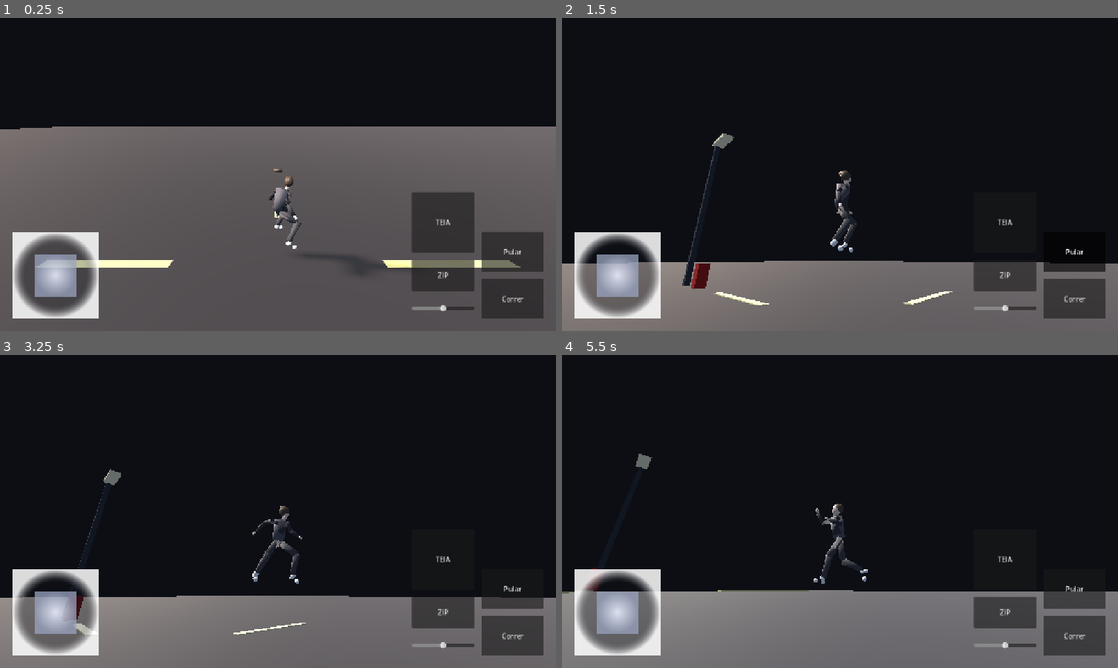
Above: before the commit, frames 1-4 (two rows, left to right).
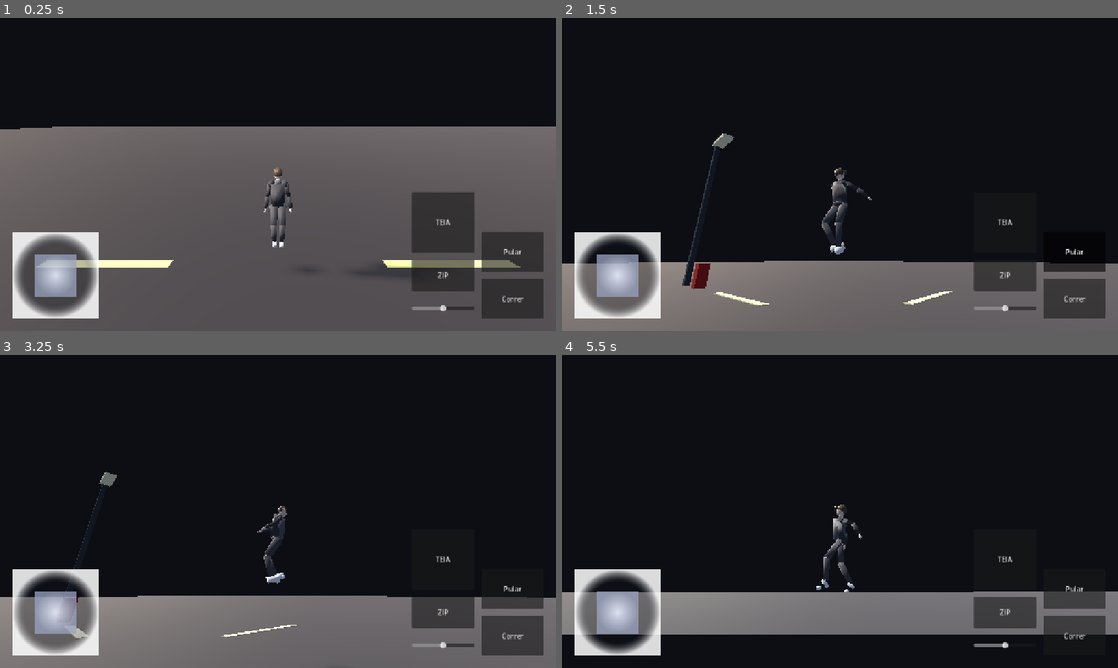
Above: after the commit, the same moments.

Repository: Souzzaaxzy/SpiderMan
Game: Godot game, scene res://scenes/boot/main.tscn
Same seed, same stepped clock (60 frames per second), same inputs: the game is played once before the commit and once after it.
Inputs (mouse positions are in pixels of both pictures, inside the frame that each line leads up to):
- Up to frame 1 (0.25 s): no input
- Up to frame 2 (1.5 s): tap Enter at 0.5 s; drag from (979, 174) to (895, 105) at 0.52 s; click "Pular" at 1.25 s
- Up to frame 3 (3.25 s): drag from (55, 611) to (250, 574) at 2.02 s; move the mouse to (333, 442) at 2.77 s; hold D (move_right) from 2.78 s (still down); hold Shift (run) from 2.78 s (still down); tap Space (jump) at 3.05 s
- Up to frame 4 (5.5 s): release D (move_right) at 3.5 s; release Shift (run) at 3.5 s; drag from (812, 574) to (673, 464) at 3.52 s; move the mouse to (1006, 558) at 4.27 s; hold A (move_left) 4.28-5 s; tap R (web_reel_in) at 4.35 s; tap Space (jump) at 4.52, 4.55, 4.82 s; drag from (673, 464) to (756, 433) at 5.02 s

The runs differ from the first frame. In frame 1, 0.8% of the frame differs, in the area x 47-74%, y 47-83%; in frame 2, 0.6%; in frame 3, 0.9%; in frame 4, 11%, in the area x 0-100%, y 31-100%.

Commit message:
feat(player): pulo duplo, escalada de parede e pose aerea correta
## Pulo no ar (pernas "de prancha")
O estado aereo caia no clipe 'standing_jump', que tem pose de agachamento com
as pernas afastadas. Medido: abertura entre os pes chegava a 0,87 m. Agora ha
clipes proprios, gerados por pose procedural (tools/add_generated_clips.py):
fall, jump_loop, air_move, wall_climb, wall_jump. Medido depois: 0,20 m (e o
pico e so a pose de impulso).

## Pulo duplo
Sem botao novo: apertar pulo de novo no ar da um segundo impulso. Medido:
apex 1,86 m no simples contra 2,91 m no duplo.

## Escalada de parede
Sem botao novo: pular contra a parede no ar agarra e sobe; pular de novo solta
(pulo de parede, com empurrao para tras e para cima); ao chegar no topo, solta
sozinho. Usa a deteccao de parede do proprio motor (is_on_wall). Medido:
sobe 3,9 m numa fachada.

## Balanco
- A corda encurta sozinha quando o arco nao cabe acima do piso, mantendo o
  jogador longe do asfalto (tecnica dos jogos do Aranha).
- Empurrao para fora da parede agora sonda tambem na direcao da ancora (o
  predio da propria teia). Medido: distancia minima a parede subiu de 1,7 para
  4,9 m.

## Teia
- Removida a bola branca no ponto de ancoragem.
- A linha continua saindo do pulso (medido: 0,000 m de diferenca).

Testes: 53 + 94 + 53 = 200, 0 falhas.

Co-authored-by: openhands <openhands@all-hands.dev>

Diff:
--- a/src/animation/player_animation_controller.gd
+++ b/src/animation/player_animation_controller.gd
@@ -42,7 +42,7 @@
 @export var run_speed_reference: float = 7.0
 
 @export_group("Transições")
-@export var fall_delay: float = 0.25
+@export var fall_delay: float = 0.12
 ## Suavização do parâmetro do BlendSpace. Baixo = transição mais fluida.
 @export var blend_smoothing: float = 6.0
 
@@ -115,8 +115,9 @@
 	var states := {
 		"Locomotion": locomotion,
 	}
-	for state_name in ["jump_start", "jump_loop", "fall", "land", "land_roll",
-			"swing_loop", "swing_start", "swing_release", "web_zip", "wall_run"]:
+	for state_name in ["jump_start", "jump_loop", "fall", "air_move", "land", "land_roll",
+			"swing_loop", "swing_start", "swing_release", "web_zip",
+			"wall_run", "wall_climb", "wall_jump"]:
 		var clip := PlayerAnimationLibrary.resolve(state_name, _available)
 		if clip == &"":
 			continue
@@ -200,11 +201,19 @@
 		if _web.is_swinging():
 			return "swing_loop"
 
+	# Escalada de parede tem prioridade sobre os estados aereos.
+	if _controller.has_method("is_climbing") and _controller.is_climbing():
+		return "wall_climb"
+
 	if not _controller.is_grounded():
 		if _airborne_time < fall_delay:
 			return "jump_start"
 		if _controller.velocity.y > 0.5:
 			return "jump_loop"
+		# Caindo: se o jogador se move bastante no ar, usa o clipe de movimento
+		# aereo; senao, o de queda.
+		if _controller.current_speed() > 2.0:
+			return "air_move"
 		return "fall"
 
 	var speed: float = _controller.current_speed()
--- a/src/animation/player_animation_library.gd
+++ b/src/animation/player_animation_library.gd
@@ -25,7 +25,7 @@
 	"start_run": "start_run",
 	"turn": "turn",
 	# Aérea
-	"jump_start": "standing_jump",
+	"jump_start": "jump_loop",
 	"land": "falling_to_landing",
 	"land_roll": "land_roll",
 	# Teias
@@ -51,19 +51,20 @@
 	&"standing_jump", &"falling_to_landing", &"land_roll",
 	&"swing_start", &"swing_loop", &"swing_release", &"swing_to_land",
 	&"swing_into_wall", &"wall_run", &"low_crawl",
+	&"fall", &"jump_loop", &"air_move", &"wall_climb", &"wall_jump",
 ]
 
 ## Alternativa usada quando o clipe ideal não existe.
 const FALLBACKS := {
 	"idle": "walking",
-	"jump_loop": "standing_jump",
-	"fall": "standing_jump",
-	"air_move": "standing_jump",
+	"jump_loop": "jump_loop",
+	"fall": "fall",
+	"air_move": "air_move",
 	"web_shoot_l": "swing_start",
 	"web_shoot_r": "swing_start",
 	"web_zip": "swing_start",
-	"wall_climb": "wall_run",
-	"wall_jump": "standing_jump",
+	"wall_climb": "wall_climb",
+	"wall_jump": "wall_jump",
 }
 
 ## Nomes alternativos que o importador da Godot pode usar para o mesmo clipe.
@@ -72,6 +73,8 @@
 ## no log do jogo. Em vez de depender do nome exato, o resolvedor aceita os dois.
 const ALIASES := {
 	"swing_loop": ["swing", "swinging"],
+	# O importador da Godot entrega "jump" para o clipe "jump_loop".
+	"jump_loop": ["jump"],
 	"standing_jump": ["jump"],
 	"walking": ["walk"],
 	"falling_to_landing": ["landing", "fall_to_landing"],
--- a/src/player/player_controller.gd
+++ b/src/player/player_controller.gd
@@ -2,9 +2,9 @@
 extends CharacterBody3D
 ## Controlador do personagem em terceira pessoa.
 ##
-## Movimento relativo à câmera, gravidade, pulo, controle aéreo e rotação suave.
-## O corpo não gira: apenas o nó `Visual`, para a câmera (filha do corpo)
-## manter sua própria orientação.
+## Movimento relativo à câmera, gravidade, pulo (simples e duplo), escalada de
+## parede, controle aéreo e rotação suave. O corpo não gira: apenas o nó
+## `Visual`, para a câmera (filha do corpo) manter sua própria orientação.
 ##
 ## ## Ganchos de física externa
 ##
@@ -21,6 +21,9 @@
 
 signal speed_changed(speed: float)
 signal grounded_changed(grounded: bool)
+signal wall_state_changed(climbing: bool)
+
+enum WallState { NONE, CLIMBING }
 
 @export_group("Movimento")
 @export var walk_speed: float = 3.2
@@ -37,6 +40,29 @@
 @export var air_control: float = 0.35
 ## Amortecimento horizontal no ar, por segundo. 0 = nenhum.
 @export var air_drag: float = 0.15
+## Amortecimento horizontal extra no ar, por segundo. Um valor maior faz o pulo
+## perder velocidade em vez de "voar" até o destino.
+@export var air_brake: float = 0.45
+
+@export_group("Pulo duplo")
+## Quantos pulos extras no ar. 1 = pulo duplo.
+@export var extra_jumps: int = 1
+## Fração da força do pulo aplicada no pulo extra.
+@export var double_jump_scale: float = 0.92
+## Empurrão horizontal que acompanha o pulo extra, na direção desejada.
+@export var double_jump_forward: float = 3.0
+
+@export_group("Escalada de parede")
+## Distância do raio que procura a parede à frente.
+@export var wall_check_distance: float = 0.9
+## Velocidade de subida na parede, em m/s.
+@export var climb_speed: float = 3.2
+## Distância mínima da parede para começar a escalar.
+@export var climb_attach_distance: float = 0.75
+## Empurrão para fora da parede ao pular da escalada.
+@export var wall_jump_push: float = 6.0
+## Subida extra no pulo de parede.
+@export var wall_jump_lift: float = 7.5
 
 @export_group("Rotação")
 @export var turn_speed: float = 12.0
@@ -59,6 +85,12 @@
 var _run_held: bool = false
 var _sprint_held: bool = false
 var _was_grounded: bool = true
+var _jumps_left: int = 1
+var _wall_state: int = WallState.NONE
+var _wall_normal: Vector3 = Vector3.ZERO
+var _wall_query: PhysicsRayQueryParameters3D
+## Última direção desejada, usada pelo pulo duplo e pela escalada.
+var _last_direction: Vector3 = Vector3.ZERO
 
 @onready var _visual: Node3D = get_node_or_null(visual_path)
 @onready var _camera_rig: Node3D = get_node_or_null(camera_rig_path)
@@ -67,12 +99,17 @@
 func _ready() -> void:
 	PlayerInput.ensure_actions()
 	add_to_group("player")
+	_wall_query = PhysicsRayQueryParameters3D.new()
+	_wall_query.collide_with_areas = false
+	_wall_query.collide_with_bodies = true
+	_jumps_left = extra_jumps + 1
 
 
 func _physics_process(delta: float) -> void:
 	var input := _read_move_input()
 	var direction := _camera_relative_direction(input)
 	var grounded := is_on_floor()
+	var jump_pressed := _consume_jump()
 
 	# O sistema de teia recebe a direção desejada, para escolher um alvo que
 	# continue o movimento em vez de contrariá-lo.
@@ -90,7 +127,7 @@
 	if swing_active:
 		# No balanço o pêndulo manda. O jogador ainda pode bombear, mas o arco
 		# vem da física, não do joystick.
-		_apply_gravity_and_jump(delta)
+		_apply_gravity(delta)
 		_velocity_step(delta)
 		move_and_slide()
 		_position_step(delta)
@@ -98,11 +135,23 @@
 		_report_state()
 		return
 
+	if _wall_state == WallState.CLIMBING:
+		_climb_step(direction, jump_pressed, delta, grounded)
+		return
+
 	_apply_horizontal_movement(direction, _target_speed(), delta, grounded)
-	_apply_gravity_and_jump(delta)
+	_apply_jump_and_gravity(jump_pressed, delta, grounded)
 	move_and_slide()
 	_face_movement_direction(direction, delta, grounded)
+	_try_start_climb(direction, grounded)
 	_report_state()
+
+
+## Lê e consome o pedido de pulo (teclado + HUD).
+func _consume_jump() -> bool:
+	var pressed := _jump_requested or Input.is_action_just_pressed("jump")
+	_jump_requested = false
+	return pressed
 
 
 func _push_desired_direction(direction: Vector3) -> void:
@@ -165,34 +214,156 @@
 		var rate := acceleration if direction != Vector3.ZERO else deceleration
 		horizontal = horizontal.move_toward(desired, rate * delta)
 	else:
-		# No ar o controle é parcial: o jogador ajusta a trajetória sem apagar o
-		# impulso que já tem. É o que preserva a inércia depois de soltar a teia.
+		# No ar o controle e parcial: o jogador ajusta a trajetoria sem apagar o
+		# impulso que ja tem. E o que preserva a inercia depois de soltar a teia.
+		# NAO ha teto duro de velocidade: um teto mataria o impulso do balanco ao
+		# soltar a teia. O que limita o pulo e o amortecimento, abaixo.
 		horizontal += desired * air_control * acceleration * delta
-		horizontal = horizontal.move_toward(Vector3.ZERO, air_drag * horizontal.length() * delta)
-		var limit := maxf(target_speed, sprint_speed)
-		if horizontal.length() > limit:
-			horizontal = horizontal.normalized() * limit
-
+		horizontal = horizontal.move_toward(Vector3.ZERO,
+				(air_drag + air_brake) * horizontal.length() * delta)
 	velocity.x = horizontal.x
 	velocity.z = horizontal.z
 
 
-func _apply_gravity_and_jump(delta: float) -> void:
-	var grounded := is_on_floor()
-	if grounded and velocity.y <= 0.0:
+func _apply_gravity(delta: float) -> void:
+	if is_on_floor() and velocity.y <= 0.0:
 		velocity.y = -0.1
-
-	var jump_pressed := _jump_requested or Input.is_action_just_pressed("jump")
-	_jump_requested = false
-	if jump_pressed and grounded:
-		velocity.y = sqrt(2.0 * gravity * jump_height)
-	elif not grounded:
+	elif not is_on_floor():
 		velocity.y -= gravity * delta
+
+
+## Pulo no chão (restaura os pulos extras) e pulo duplo no ar.
+func _apply_jump_and_gravity(jump_pressed: bool, delta: float, grounded: bool) -> void:
+	if grounded:
+		_jumps_left = extra_jumps + 1
+		if jump_pressed:
+			velocity.y = sqrt(2.0 * gravity * jump_height)
+			_jumps_left -= 1
+		elif velocity.y <= 0.0:
+			velocity.y = -0.1
+		return
+
+	# No ar: pulo duplo enquanto houver pulos extras.
+	if jump_pressed and _jumps_left > 0:
+		_jumps_left -= 1
+		velocity.y = sqrt(2.0 * gravity * jump_height) * double_jump_scale
+		# Um empurrão leve na direção desejada, para o pulo duplo ir para onde o
+		# jogador aponta em vez de subir reto.
+		if _last_direction != Vector3.ZERO:
+			velocity.x += _last_direction.x * double_jump_forward
+			velocity.z += _last_direction.z * double_jump_forward
+		return
+
+	velocity.y -= gravity * delta
+
+
+## --- Escalada de parede ---
+
+## Procura parede à frente e começa a escalar, se o jogador estiver no ar e
+## indo na direção dela.
+##
+## A direção testada é a do **movimento real** (velocidade), com a do joystick
+## como reserva: é o que o corpo está fazendo agora, e evita depender de a câmera
+## estar apontada para a parede.
+func _try_start_climb(direction: Vector3, grounded: bool) -> void:
+	if grounded or swing_active or _wall_state != WallState.NONE:
+		return
+	# Usa a própria detecção de parede do motor (`is_on_wall`), que já respeita a
+	# colisão do corpo. É mais robusto do que um raio fino, que passava batido em
+	# fachadas alinhadas com o eixo.
+	if not is_on_wall():
+		return
+	var normal := get_wall_normal()
+	normal.y = 0.0
+	if normal.length() < 0.01:
+		return
+	normal = normal.normalized()
+	_wall_normal = normal
+	_wall_state = WallState.CLIMBING
+	velocity = Vector3.ZERO
+	wall_state_changed.emit(true)
+	# Encara a parede.
+	if _visual != null:
+		_visual.rotation.y = atan2(-normal.x, -normal.z)
+
+
+## Normal da parede à frente (Vector3.ZERO se não houver).
+func _wall_ahead(direction: Vector3) -> Vector3:
+	var world := get_world_3d()
+	if world == null:
+		return Vector3.ZERO
+	var probe := direction
+	if probe.length() < 0.01:
+		probe = -global_transform.basis.z
+		probe.y = 0.0
+		if probe.length() < 0.01:
+			return Vector3.ZERO
+		probe = probe.normalized()
+	var from := global_position + Vector3(0, 1.0, 0)
+	_wall_query.from = from
+	_wall_query.to = from + probe * wall_check_distance
+	_wall_query.exclude = [get_rid()]
+	var hit := world.direct_space_state.intersect_ray(_wall_query)
+	if hit.is_empty():
+		return Vector3.ZERO
+	var normal: Vector3 = hit["normal"]
+	normal.y = 0.0
+	if normal.length() < 0.01:
+		return Vector3.ZERO
+	return normal.normalized()
+
+
+func _climb_step(direction: Vector3, jump_pressed: bool, delta: float, grounded: bool) -> void:
+	# Soltar no chão encerra a escalada.
+	if grounded:
+		_end_climb()
+		return
+	# Sem parede em contato: chegou ao topo (ou à borda). Solta subindo.
+	if not is_on_wall():
+		_end_climb()
+		velocity.y = maxf(velocity.y, 3.0)
+		move_and_slide()
+		return
+	var normal := get_wall_normal()
+	normal.y = 0.0
+	if normal.length() > 0.01:
+		_wall_normal = normal.normalized()
+
+	# Pular na parede solta o jogador, com um empurrão para trás e para cima.
+	if jump_pressed:
+		velocity = _wall_normal * wall_jump_push + Vector3.UP * wall_jump_lift
+		_end_climb()
+		move_and_slide()
+		return
+
+	# Na parede: o personagem SOBE sozinho (é o gesto de escalar). O joystick
+	# esquerda/direita desliza pela superfície; puxar para trás (para longe da
+	# parede) desce. Sem input, sobe.
+	var right := _wall_normal.cross(Vector3.UP).normalized()
+	var lateral := direction.dot(right) * walk_speed
+	var vertical := climb_speed
+	if direction.length() > 0.01:
+		# `_wall_normal` aponta para FORA da parede. Componente positiva = puxando
+		# para longe = descer.
+		var outward := direction.dot(_wall_normal)
+		if outward > 0.35:
+			vertical = -climb_speed
+	velocity = right * lateral + Vector3.UP * vertical - _wall_normal * 1.5
+	move_and_slide()
+	_face_velocity_direction(delta, false)
+	_report_state()
+
+
+func _end_climb() -> void:
+	if _wall_state == WallState.CLIMBING:
+		_wall_state = WallState.NONE
+		wall_state_changed.emit(false)
 
 
 func _face_movement_direction(direction: Vector3, delta: float, grounded: bool) -> void:
 	if _visual == null or direction == Vector3.ZERO:
 		return
+	_last_direction = direction
 	var speed := turn_speed if grounded else air_turn_speed
 	var target_yaw := atan2(-direction.x, -direction.z)
 	_visual.rotation.y = lerp_angle(_visual.rotation.y, target_yaw, clampf(speed * delta, 0.0, 1.0))
@@ -234,6 +405,14 @@
 	return not is_on_floor()
 
 
+func is_climbing() -> bool:
+	return _wall_state == WallState.CLIMBING
+
+
+func jumps_left() -> int:
+	return _jumps_left
+
+
 func set_move_vector(value: Vector2) -> void:
 	_move_vector = value
 
--- a/src/web/web_swing_controller.gd
+++ b/src/web/web_swing_controller.gd
@@ -35,6 +35,12 @@
 const ROPE_SLACK := 1.0
 ## Altura mínima do ponto mais baixo do arco, acima do piso.
 const MIN_ARC_HEIGHT := 1.6
+## Altura minima do arco acima do piso DURANTE o balanco. Maior que a do
+## disparo: o arco inteiro precisa caber acima do chao, senao o jogador e
+## arrastado para o asfalto (era o defeito de "bater de cara no predio").
+const SWING_CLEARANCE := 3.4
+## Quanto a corda encurta por segundo para manter o arco acima do piso.
+const CLEARANCE_PULL_RATE := 8.0
 ## Limites do comprimento ajustável.
 const MIN_ROPE_LENGTH := 3.0
 const MAX_ROPE_LENGTH := 60.0
@@ -86,12 +92,12 @@
 
 @export_group("Afastamento da parede")
 ## A partir de que distância da parede o empurrão começa, em metros.
-@export var wall_push_distance: float = 4.5
+@export var wall_push_distance: float = 6.5
 ## Força do empurrão para fora da parede, em m/s². É o que mantém o personagem
 ## balançando **longe** da fachada em vez de raspando nela.
-@export var wall_push_strength: float = 12.0
+@export var wall_push_strength: float = 20.0
 ## Alcance do raio que procura a parede à frente, em metros.
-@export var wall_probe_distance: float = 6.0
+@export var wall_probe_distance: float = 9.0
 
 var _controller: CharacterBody3D
 var _camera: Camera3D
@@ -266,7 +272,7 @@
 	# jogador nem um milímetro. É o fim do tranco no disparo.
 	var length := WebPhysics.length_without_snap(body_position(), anchor, MIN_ROPE_LENGTH)
 	length = minf(length, MAX_ROPE_LENGTH)
-	length = WebPhysics.safe_length(anchor, length, _floor_height + MIN_ARC_HEIGHT)
+	length = WebPhysics.safe_length(anchor, length, _floor_height + SWING_CLEARANCE)
 
 	_anchors = [anchor]
 	_rope_lengths = [length]
@@ -399,6 +405,13 @@
 		return false
 
 	_update_floor_reference()
+	# Mantem o arco inteiro acima do piso: se a corda for longa demais para o
+	# fundo do arco caber acima do chao, ela encurta sozinha (suave, nao num
+	# tranco). E o truque que o Insomniac usa para o jogador nao raspar no chao.
+	var clearance := _floor_height + SWING_CLEARANCE
+	var allowed := _anchors[0].y - clearance
+	if allowed > MIN_ROPE_LENGTH and _rope_lengths[0] > allowed:
+		_rope_lengths[0] = maxf(allowed, _rope_lengths[0] - CLEARANCE_PULL_RATE * delta)
 	if _reel_input != 0.0:
 		set_rope_length(_rope_lengths[0] - _reel_input * REEL_RATE * delta)
 
@@ -413,6 +426,13 @@
 	# raspar nela. O raio procura a parede à frente e, se estiver perto, soma uma
 	# velocidade na direção da normal (para fora).
 	velocity = _push_away_from_wall(velocity, delta)
+
+	# Assistencia de piso: se o corpo está chegando perto do chao, soma um pouco de
+	# velocidade para cima. Evita o arco "raspar" o asfalto e o jogador bater de
+	# cara no predio — o mesmo truque que os jogos do Aranha usam.
+	var floor_limit := _floor_height + SWING_CLEARANCE * 0.5
+	if _controller.global_position.y < floor_limit and velocity.y < 0.0:
+		velocity.y += (floor_limit - _controller.global_position.y) * 6.0
 
 	_controller.velocity = WebPhysics.clamp_speed(velocity)
 	return true
@@ -427,37 +447,48 @@
 func _push_away_from_wall(velocity: Vector3, delta: float) -> Vector3:
 	if _controller == null:
 		return velocity
-	var flat := Vector3(velocity.x, 0.0, velocity.z)
-	if flat.length() < 0.5:
-		return velocity
 	var world := _controller.get_world_3d()
 	if world == null:
 		return velocity
-	var direction := flat.normalized()
 	var from := body_position()
+	# Duas sondagens: na direção do movimento E na direção da âncora (a fachada em
+	# que a teia está presa). A segunda é o que evita o jogador "bater de cara" no
+	# prédio da própria teia, que era o defeito relatado.
+	var probes: Array[Vector3] = []
+	var flat := Vector3(velocity.x, 0.0, velocity.z)
+	if flat.length() > 0.5:
+		probes.append(flat.normalized())
+	var to_anchor := _anchors[0] - from
+	to_anchor.y = 0.0
+	if to_anchor.length() > 0.5:
+		probes.append(to_anchor.normalized())
+	if probes.is_empty():
+		return velocity
+
 	var query := PhysicsRayQueryParameters3D.new()
-	query.from = from
-	query.to = from + direction * wall_probe_distance
 	query.exclude = [_controller.get_rid()]
 	query.collide_with_areas = false
 	query.collide_with_bodies = true
-	var hit := world.direct_space_state.intersect_ray(query)
-	if hit.is_empty():
-		return velocity
-	var normal: Vector3 = hit["normal"]
-	# Só a componente horizontal da normal interessa: queremos afastar da parede,
-	# não empurrar para cima ou para baixo.
-	var flat_normal := Vector3(normal.x, 0.0, normal.z)
-	if flat_normal.length() < 0.01:
-		return velocity
-	flat_normal = flat_normal.normalized()
-	var distance: float = from.distance_to(hit["position"])
-	var strength := wall_push_strength * clampf(
-		1.0 - distance / maxf(wall_push_distance, 0.001), 0.0, 1.0)
-	# Só empurra se ainda não estiver se afastando o bastante.
-	var outward := velocity.dot(flat_normal)
-	if outward < strength:
-		velocity += flat_normal * (strength - outward) * delta * 4.0
+	for direction: Vector3 in probes:
+		query.from = from
+		query.to = from + direction * wall_probe_distance
+		var hit := world.direct_space_state.intersect_ray(query)
+		if hit.is_empty():
+			continue
+		var normal: Vector3 = hit["normal"]
+		# Só a componente horizontal da normal interessa: queremos afastar da
+		# parede, não empurrar para cima ou para baixo.
+		var flat_normal := Vector3(normal.x, 0.0, normal.z)
+		if flat_normal.length() < 0.01:
+			continue
+		flat_normal = flat_normal.normalized()
+		var distance: float = from.distance_to(hit["position"])
+		var strength := wall_push_strength * clampf(
+			1.0 - distance / maxf(wall_push_distance, 0.001), 0.0, 1.0)
+		# Só empurra se ainda não estiver se afastando o bastante.
+		var outward := velocity.dot(flat_normal)
+		if outward < strength:
+			velocity += flat_normal * (strength - outward) * delta * 4.0
 	return velocity
 
 
--- a/src/web/web_visual.gd
+++ b/src/web/web_visual.gd
@@ -15,8 +15,6 @@
 ## Emissão fraca: a teia fica legível mesmo contra o céu claro.
 @export var emission_energy: float = 0.35
 @export var roughness: float = 0.4
-## Raio do "respingo" de teia no ponto de ancoragem, em metros. 0 desliga.
-@export var anchor_splat_radius: float = 0.16
 
 ## Ponto de origem, no espaço global (normalmente a mão do jogador).
 var source: Vector3 = Vector3.ZERO
@@ -26,7 +24,6 @@
 var _mesh_instance: MeshInstance3D
 var _cylinder: CylinderMesh
 var _material: StandardMaterial3D
-var _splat: MeshInstance3D
 
 
 func _ready() -> void:
@@ -54,18 +51,6 @@
 	_mesh_instance.cast_shadow = GeometryInstance3D.SHADOW_CASTING_SETTING_OFF
 	add_child(_mesh_instance)
 
-	# Respingo no ponto de ancoragem: lê como "a teia grudou ali".
-	var splat_mesh := SphereMesh.new()
-	splat_mesh.radius = 1.0
-	splat_mesh.height = 2.0
-	splat_mesh.radial_segments = 10
-	splat_mesh.rings = 6
-	_splat = MeshInstance3D.new()
-	_splat.name = "AnchorSplat"
-	_splat.mesh = splat_mesh
-	_splat.material_override = _material
-	_splat.cast_shadow = GeometryInstance3D.SHADOW_CASTING_SETTING_OFF
-	add_child(_splat)
 	visible = false
 
 
--- a/tools/tests/city_test.gd
+++ b/tools/tests/city_test.gd
@@ -57,6 +57,7 @@
 	await _test_rooftop_access()
 	await _test_web_between_buildings()
 	await _test_facade_anchoring()
+	await _test_wall_climb()
 	_test_no_errors()
 	_test_mobile_renderer()
 	await _test_day_night_and_weather()
@@ -237,6 +238,60 @@
 	_check("existem predios de varias alturas",
 		heights[-1] - heights[0] > 25.0,
 		"(%.0f m a %.0f m)" % [heights[0], heights[-1]])
+
+
+# --- 5b. Escalada de parede ---
+
+func _test_wall_climb() -> void:
+	print("- Escalada de parede")
+	var city: CityGenerator = _district.call("city")
+	if _web.is_busy():
+		_web.release()
+		_web.cancel_zip()
+	var lots: Array = city.lots()
+	if lots.is_empty():
+		return
+	# Lote mais proximo da rua, para o pulo contra a fachada.
+	var lot: CityLayout.Lot = lots[0]
+	var best := INF
+	for candidate: CityLayout.Lot in lots:
+		var dist: float = absf(candidate.center.x - STREET_X) + absf(candidate.center.z) * 0.05
+		if dist < best and candidate.height > 15.0:
+			best = dist
+			lot = candidate
+		# A camera precisa estar alinhada ao mundo, senao o joystick (relativo a ela)
+		# aponta para o lado errado.
+		var rig := _player.get_node_or_null("CameraRig") as ThirdPersonCamera
+		if rig != null:
+			rig.set_yaw(0.0)
+	var approach := Vector3(STREET_X, lot.height * 0.3, lot.center.z)
+	_player.global_position = approach
+	_player.velocity = Vector3.ZERO
+	await _wait(5)
+	var to_wall := lot.center - approach
+	to_wall.y = 0.0
+	to_wall = to_wall.normalized()
+	_player.set_move_vector(Vector2(1.0 if to_wall.x > 0.0 else -1.0, 0))
+	_player.velocity = to_wall * 6.0 + Vector3(0.0, -3.0, 0.0)
+	var climbed := false
+	var start_y := 0.0
+	for _step in 120:
+		await physics_frame
+		if _player.is_climbing():
+			if not climbed:
+				start_y = _player.global_position.y
+			climbed = true
+	_check("pular na parede comeca a escalar", climbed)
+	_check("a escalada sobe pela fachada",
+			_player.global_position.y - start_y > 1.0,
+			"(subiu %.1f m)" % (_player.global_position.y - start_y))
+	if climbed:
+		_player.set_jump_requested()
+		await _wait(6)
+		_check("pular na parede solta o jogador", not _player.is_climbing())
+		_check("o pulo de parede empurra para cima", _player.velocity.y > 2.0,
+			"(vy=%.1f)" % _player.velocity.y)
+	_player.set_move_vector(Vector2.ZERO)
 
 
 # --- 5. Teias entre os edifícios ---
--- a/tools/tests/player_smoke_test.gd
+++ b/tools/tests/player_smoke_test.gd
@@ -138,6 +138,25 @@
 	await _wait_physics(150)
 	_check("voltou ao chao", player.is_on_floor(), "(y=%.2f)" % player.position.y)
 
+
+	# Pulo duplo: um segundo pulo no ar sobe alem do primeiro.
+	await _reset(player, LANE_FREE)
+	var single_apex := player.position.y
+	player.set_jump_requested()
+	for _step in 45:
+		await physics_frame
+		single_apex = maxf(single_apex, player.position.y)
+	await _reset(player, LANE_FREE)
+	var double_apex := player.position.y
+	player.set_jump_requested()
+	for _step in 45:
+		await physics_frame
+		if _step == 14:
+			player.set_jump_requested()
+		double_apex = maxf(double_apex, player.position.y)
+	_check("pulo duplo sobe mais que o simples",
+			double_apex - single_apex > 0.4,
+			"(simples=%.2f m, duplo=%.2f m)" % [single_apex, double_apex])
 
 func _test_rotation(player: Node3D) -> void:
 	print("- Rotacao suave")
Binary file changed: assets/models/player/spiderman_newlife.glb
Not shown, added: tools/tests/capture_climate.gd.uid
Not shown, added: assets/models/player/spiderman_newlife.glb.bak
